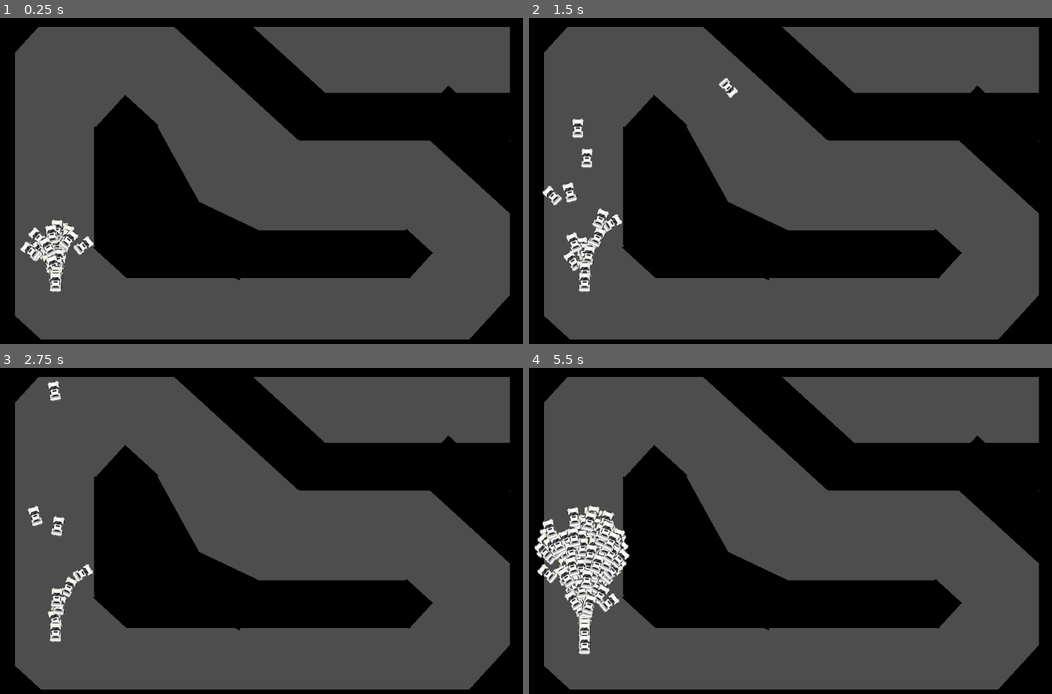
Above: before the commit, frames 1-4 (two rows, left to right).
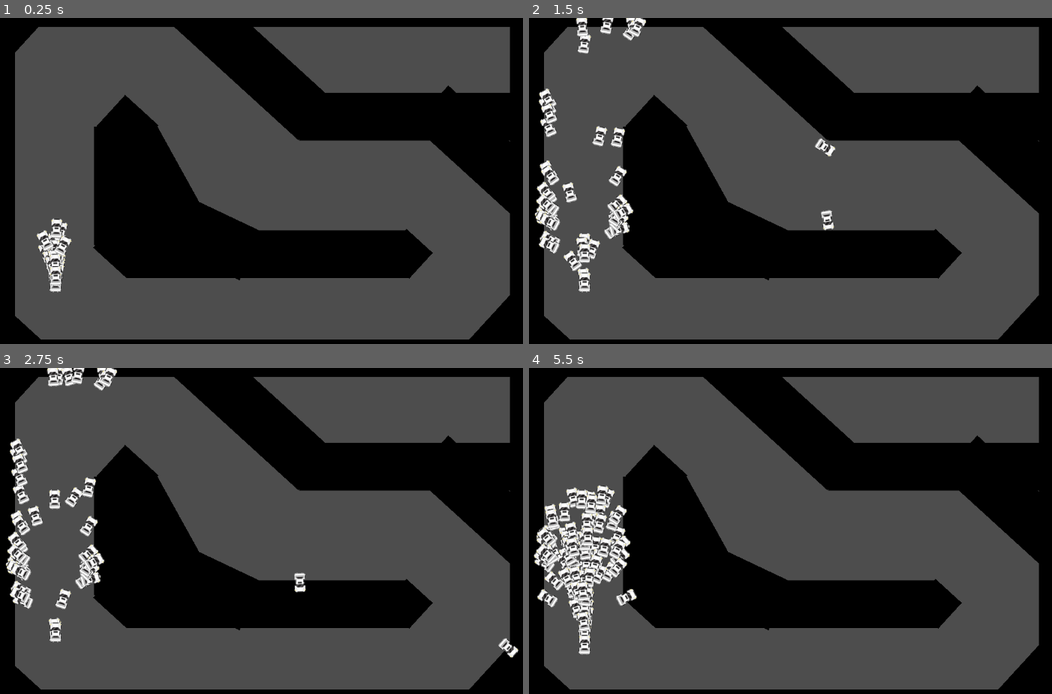
Above: after the commit, the same moments.

Repository: Eliyaan/IA_Voitures_GeneticAlgorithm
Game: Godot game, scene res://scene/main.tscn
Two runs of this game, one before a commit and one after it. Both use one fixed random seed, a clock stepped at 60 frames per second and the inputs below.
Inputs:
- Up to frame 1 (0.25 s): no input
- Up to frame 2 (1.5 s): no input
- Up to frame 3 (2.75 s): no input
- Up to frame 4 (5.5 s): tap Enter at 4.25 s

The runs differ from the first frame. In frame 1, 1.0% of the frame differs, in the area x 3-18%, y 61-83%; in frame 2, 3.3%; in frame 3, 3.3%; in frame 4, 4.4%, in the area x 0-21%, y 35-86%.

Commit message:
fixed :D max raycast opti I think

Diff:
--- a/codes/main.gd
+++ b/codes/main.gd
@@ -1,12 +1,12 @@
 extends Node2D
 @export var voitures : PackedScene
 var steps: int = 0
-var nb_voitures: int = 200
-var nb_offsprings: int = 10
+var nb_voitures: int = 100
+var nb_offsprings: int = 20
 var running: bool = false
 var sim_steps: int = 300
 var muta: float = 0.5
-var recovery_frames: int = 5
+var recovery_frames: int = 1
 var sorted_array: Array = []
 
 # Called when the node enters the scene tree for the first time.
--- a/codes/voiture.gd
+++ b/codes/voiture.gd
@@ -3,6 +3,8 @@
 var alive: bool = false
 var points: int = 0
 var drift: bool = false
+var rota_array: Array = []
+var rays_querries: Array = []
 var nn = {
 	#Consts
 	"nb_inputs" = 6,
@@ -80,14 +82,18 @@
 				nn["layers_list"][i][j].resize(nn["nb_hidden_neurones"][i])
 	set_rd_wb_values()
 
+func _ready():
+	for n in range(5):
+		rota_array.append(deg_to_rad(n*45 - 90))
+		rays_querries.append(PhysicsRayQueryParameters2D.create(global_position, global_position, 0b10))
+
 func raycast():
 	var nn_array = []
 	var space_state = get_world_2d().direct_space_state
-	var query
-	var result
 	for n in range(5):
-		query = PhysicsRayQueryParameters2D.create(global_position, global_position + Vector2(0, -300).rotated(n*45 - 90), 0b10)
-		result = space_state.intersect_ray(query)  # coords of touch = result.position
+		rays_querries[n].set_to(global_position + Vector2(0, -300).rotated(rota_array[n] + rotation))
+		rays_querries[n].set_from(global_position)
+		var result = space_state.intersect_ray(rays_querries[n])  # coords of touch = result.position
 		if result:
 			nn_array.append(300 - global_transform.origin.distance_to(result.position))
 		else:
@@ -106,16 +112,16 @@
 			deplac.y = -12
 		if drift:
 			if result[2] >= 0.5:
-				$Controler.position = Vector2(0, 6)
+				$Car.position = Vector2(0, 6)
 				position += Vector2(0, 24).rotated(rotation)
 				drift = false
-				#$Controler/Car/Voiture.frame = 0
+				#$Car/Car/Voiture.frame = 0
 		else:
 			if result[2] <= 0.5:
-				$Controler.position = Vector2(0, 30)
+				$Car.position = Vector2(0, 30)
 				position -= Vector2(0, 24).rotated(rotation)
 				drift = true
-				#$Controler/Car/Voiture.frame = 1
+				#$Car/Car/Voiture.frame = 1
 		rotation_degrees += (result[1]*2 - 1) * deplac.y * 0.8  # le 0.8 c'est un facteur changeable selon si on veut qu'elle tourne plus vite ou pas
 		position += deplac.rotated(rotation)
 
--- a/project.godot
+++ b/project.godot
@@ -15,6 +15,11 @@
 config/features=PackedStringArray("4.0", "GL Compatibility")
 config/icon="res://icon.svg"
 
+[layer_names]
+
+2d_physics/layer_1="Cars"
+2d_physics/layer_2="RgbdWalls"
+
 [rendering]
 
 renderer/rendering_method="gl_compatibility"
--- a/scene/point_checkpoint.gd
+++ b/scene/point_checkpoint.gd
@@ -2,6 +2,6 @@
 
 func _on_area_entered(area: Area2D):
 	if "Voiture" in area.name:
-		var parent = area.get_parent().get_parent().get_parent()
+		var parent = area.get_parent().get_parent()
 		if parent.points%10 == get_index()%10:
 			parent.points += 1
--- a/scene/point_checkpoint.tscn
+++ b/scene/point_checkpoint.tscn
@@ -5,6 +5,7 @@
 [sub_resource type="RectangleShape2D" id="RectangleShape2D_gehkw"]
 
 [node name="PointCheckpoint" type="Area2D"]
+collision_layer = 0
 monitorable = false
 script = ExtResource("1_dl4vp")
 
--- a/scene/voiture.tscn
+++ b/scene/voiture.tscn
@@ -20,62 +20,23 @@
 [node name="Voiture" type="Node2D"]
 script = ExtResource("1_ct8nj")
 
-[node name="Controler" type="Node2D" parent="."]
+[node name="Car" type="Node2D" parent="."]
 position = Vector2(0, 6)
-
-[node name="Car" type="Node2D" parent="Controler"]
 scale = Vector2(0.1, 0.0999991)
 
-[node name="Voiture" type="AnimatedSprite2D" parent="Controler/Car"]
+[node name="Voiture" type="AnimatedSprite2D" parent="Car"]
 position = Vector2(9.53674e-07, -210.002)
 scale = Vector2(5.75, 5.75)
 sprite_frames = SubResource("SpriteFrames_ydn53")
 animation = &"new_animation"
 
-[node name="VoitureArea" type="Area2D" parent="Controler/Car"]
+[node name="VoitureArea" type="Area2D" parent="Car"]
+collision_mask = 0
 monitoring = false
 metadata/_edit_lock_ = true
 
-[node name="CollisionShape2D" type="CollisionShape2D" parent="Controler/Car/VoitureArea"]
+[node name="CollisionShape2D" type="CollisionShape2D" parent="Car/VoitureArea"]
 position = Vector2(3.72529e-08, -195.002)
 scale = Vector2(9.90565, 12.883)
 shape = SubResource("RectangleShape2D_b8lm2")
 metadata/_edit_lock_ = true
-
-[node name="Rays" type="Node2D" parent="Controler"]
-position = Vector2(0, -3)
-scale = Vector2(10, 10)
-
-[node name="RayFront" type="RayCast2D" parent="Controler/Rays"]
-position = Vector2(0, -3.7)
-scale = Vector2(0.1, 0.1)
-target_position = Vector2(0, -300)
-collision_mask = 2
-
-[node name="RayLeft45" type="RayCast2D" parent="Controler/Rays"]
-position = Vector2(-1, -3.5)
-rotation = -0.785398
-scale = Vector2(0.1, 0.1)
-target_position = Vector2(0, -300)
-collision_mask = 2
-
-[node name="RayLeft90" type="RayCast2D" parent="Controler/Rays"]
-position = Vector2(-1, -2.4)
-rotation = -1.5708
-scale = Vector2(0.1, 0.1)
-target_position = Vector2(0, -300)
-collision_mask = 2
-
-[node name="RayRight45" type="RayCast2D" parent="Controler/Rays"]
-position = Vector2(1, -3.5)
-rotation = 0.785398
-scale = Vector2(0.1, 0.1)
-target_position = Vector2(0, -300)
-collision_mask = 2
-
-[node name="RayRight90" type="RayCast2D" parent="Controler/Rays"]
-position = Vector2(1.1, -2.5)
-rotation = 1.5708
-scale = Vector2(0.1, 0.1)
-target_position = Vector2(0, -300)
-collision_mask = 2
--- a/scene/wall.gd
+++ b/scene/wall.gd
@@ -3,5 +3,5 @@
 
 func _on_area_entered(area):
 	if "Voiture" in area.name:
-		area.get_parent().get_parent().get_parent().alive = false
-		area.get_parent().get_parent().get_parent().hide()
+		area.get_parent().get_parent().alive = false
+		#area.get_parent().get_parent().hide()
--- a/scene/wall.tscn
+++ b/scene/wall.tscn
@@ -6,6 +6,7 @@
 [sub_resource type="RectangleShape2D" id="RectangleShape2D_6qxpr"]
 
 [node name="Wall" type="Area2D"]
+collision_layer = 0
 monitorable = false
 script = ExtResource("1_xkk7k")
 
@@ -15,11 +16,11 @@
 [node name="Sprite2D" type="Sprite2D" parent="."]
 texture = ExtResource("1_ef8rn")
 
-[node name="StaticBody2D" type="StaticBody2D" parent="."]
+[node name="WallBody" type="StaticBody2D" parent="."]
 collision_layer = 2
 collision_mask = 0
 
-[node name="CollisionShape2D" type="CollisionShape2D" parent="StaticBody2D"]
+[node name="CollisionShape2D" type="CollisionShape2D" parent="WallBody"]
 shape = SubResource("RectangleShape2D_6qxpr")
 
 [connection signal="area_entered" from="." to="." method="_on_area_entered"]
